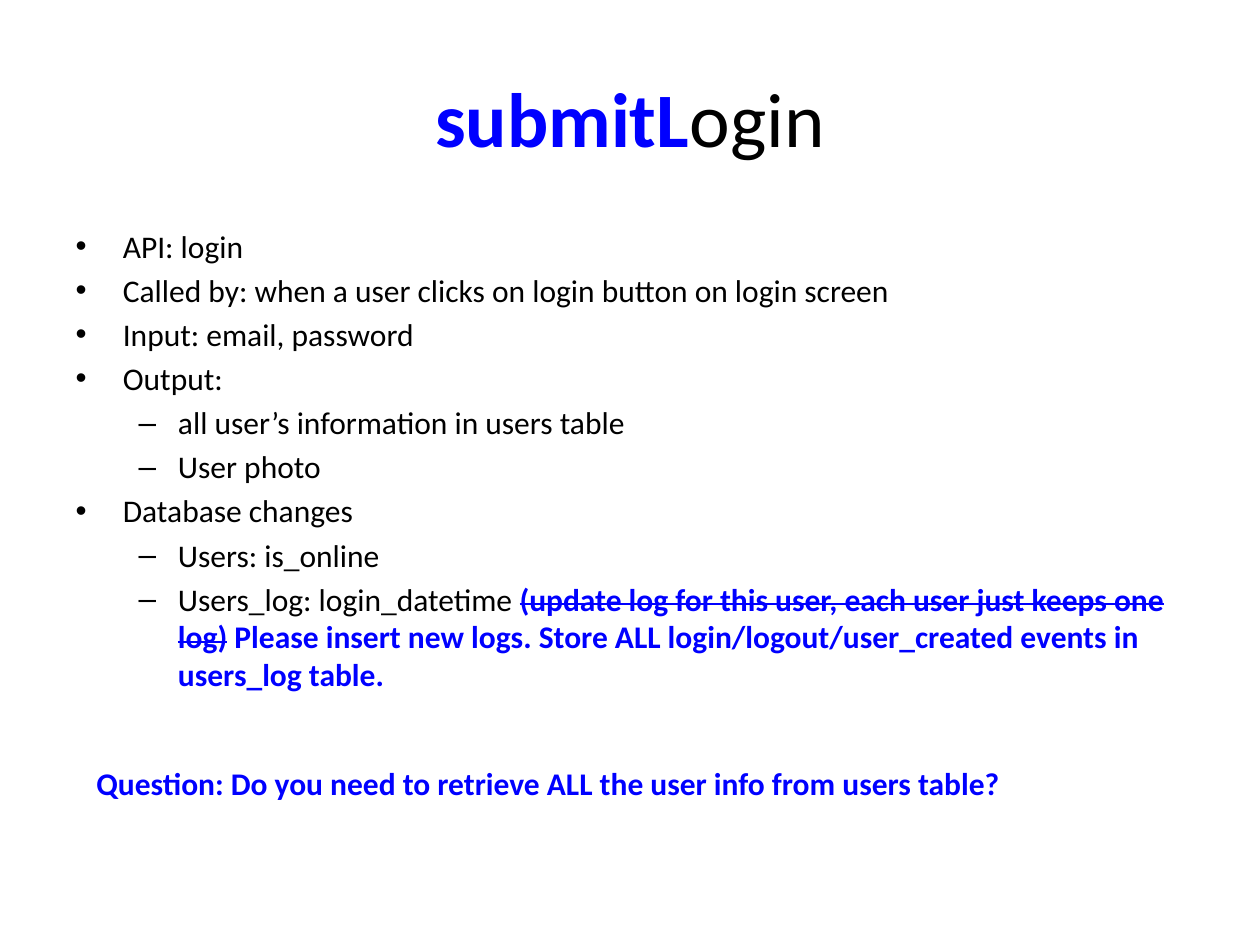
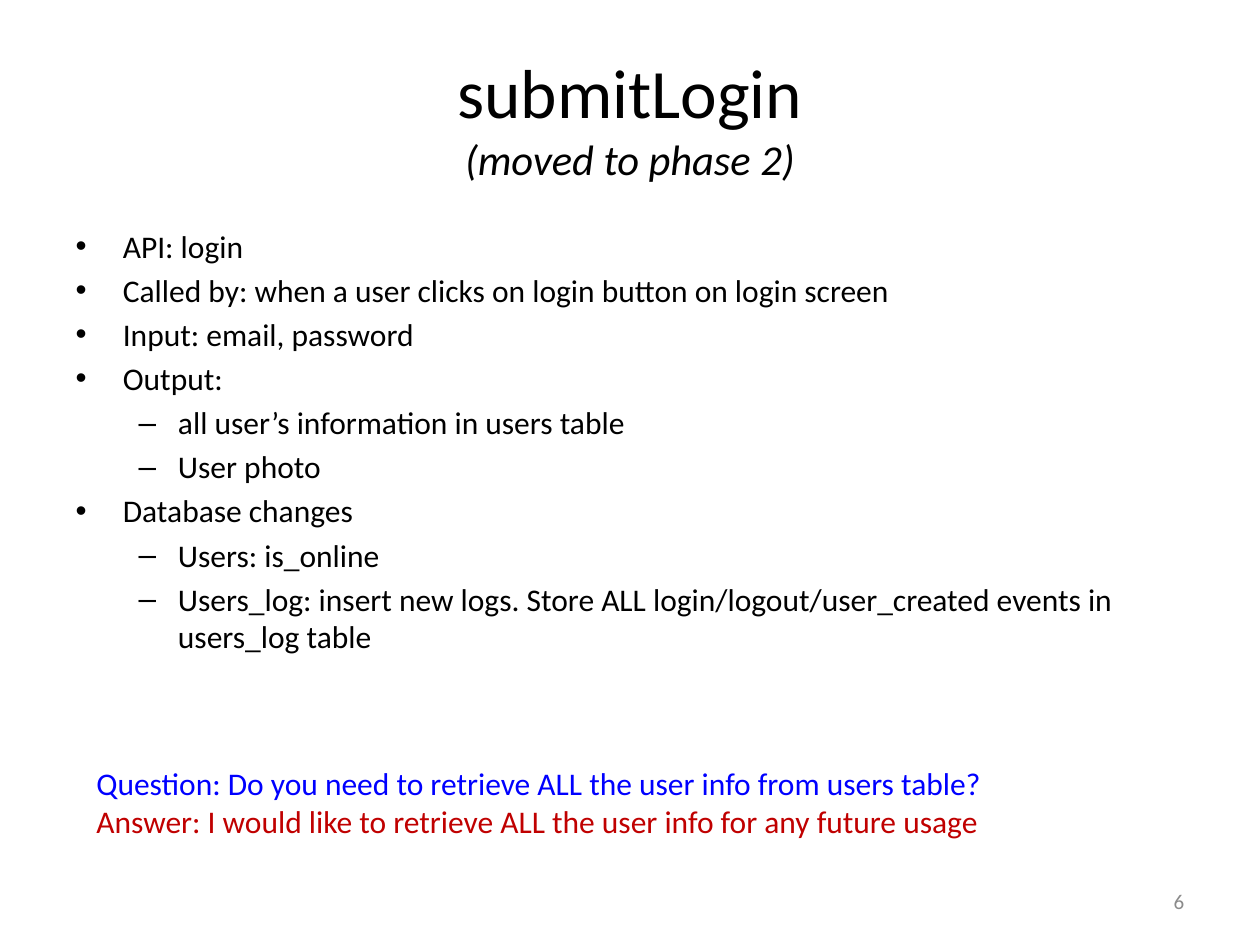
Before and after one commit to catalonia/mob, a slide deck: slide 6 of ws/WS Design Docs/API_Listing.pptx. Drawn at 1260x945 pixels with LibreOffice and Linux fonts; fonts in the diff are those of the drawing. Boxes give left, top, right and bottom in pixels: in the first picture for what was removed or moved away, otherwise in the second. Text is boxed around its words. In the diff, an @@ line names an element or a change of style, - is before the commit and + after.

Commit message:
Update API document as Deepinder's feedbacks
Just updated API document as Deepinder's feedbacks. I put some questions
in the document. Waiting for your answers.

```diff
--- a/ws/WS Design Docs/API_Listing.pptx
+++ b/ws/WS Design Docs/API_Listing.pptx
@@ title at (457,70,802,182): text changed; size 44 to 24.3 pt; text colour #0000FF to #000000; bold off; italic on @@
-submitLogin
+submitLogin
+(moved to phase 2)
@@ text at (178,589,1112,654): text changed; text colour #0000FF to #000000; bold off @@
-  – Users_log: login_datetime (update log for this user, each user just keeps one log) Please insert new logs. Store ALL login/logout/user_created events in users_log table.
+  – Users_log: insert new logs. Store ALL login/logout/user_created events in users_log table
@@ text at (96,773,980,800): bold off in "Question: Do you need to retrieve ALL ..." @@
@@ text at (96,811,977,839): paragraph added @@
+Answer: I would like to retrieve ALL the user info for any future usage
@@ page number added at (1174,895,1185,909), 12 pt, text #8C8C8C @@
+6
```
Also in this commit, not shown: 29 other slides changed, 7 slides added, 2 slides removed.
